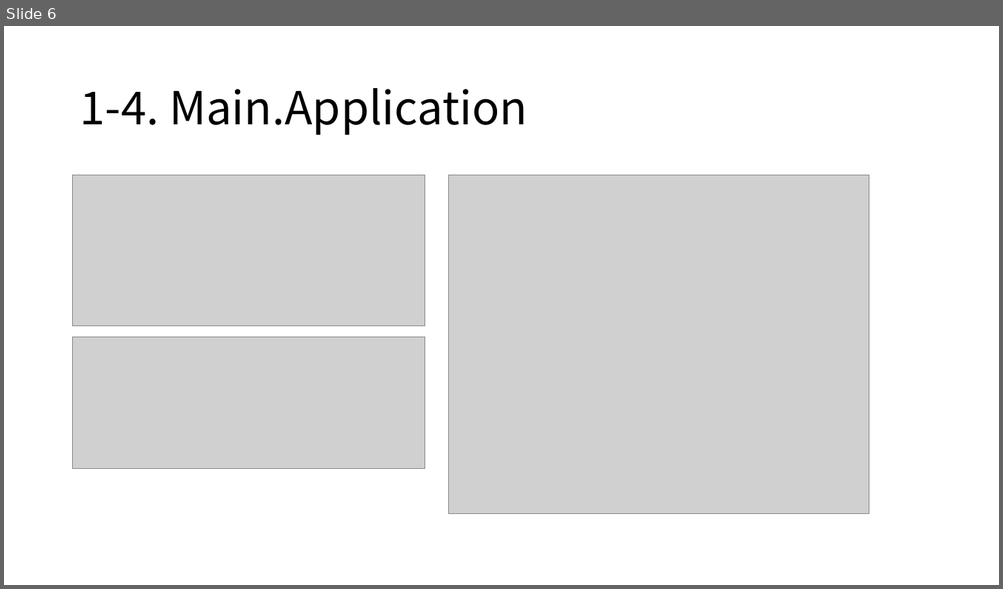
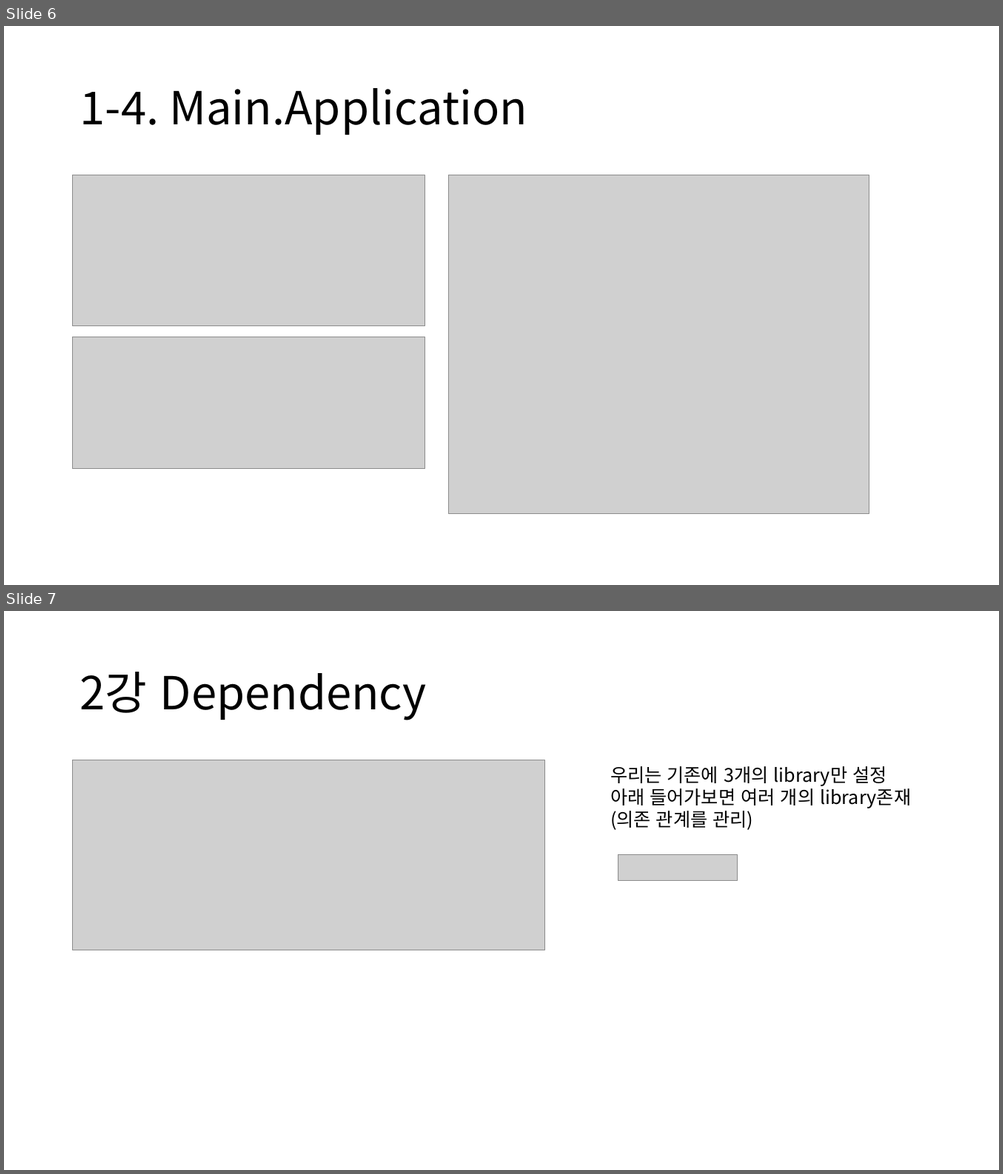
Before and after one commit to rkadbwkd/Spring-basic, a slide deck: Spring-basic.pptx. Shown one above the other, each under a label of ours: slide 6 before the commit, slides 6 and 7 after it. The pictures are 1003x589 and 1003x1174 pixels, drawn with LibreOffice and Linux fonts; fonts in the diff are those of the drawing; grey boxes stand for pictures. Boxes give left, top, right and bottom in pixels: in the first picture for what was removed or moved away, otherwise in the second. Text is boxed around its words. In the diff, an @@ line names an element or a change of style, - is before the commit and + after.

```diff
--- a/Spring-basic.pptx
+++ b/Spring-basic.pptx
@@ slide 7 added at (4, 611, 999, 1170), background #FFFFFF @@
@@ title added at (79, 672, 427, 721), 44 pt, text #000000 @@
+2강 Dependency
@@ picture added at (73, 760, 545, 951) @@
@@ text added at (610, 766, 910, 830), 18 pt, text #000000 @@
+우리는 기존에 3개의 library만 설정
+아래 들어가보면 여러 개의 library존재
+(의존 관계를 관리)
@@ picture added at (618, 855, 737, 880) @@
```
Also in this commit, not shown: 3 other slides added, 4 other files.
